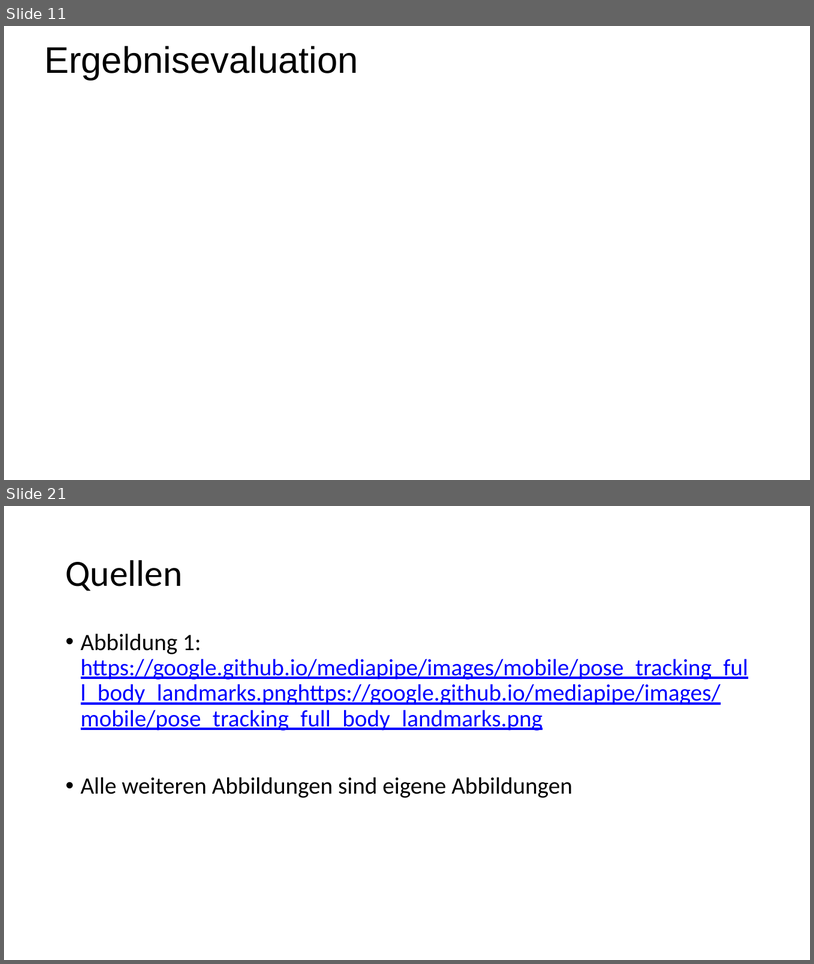
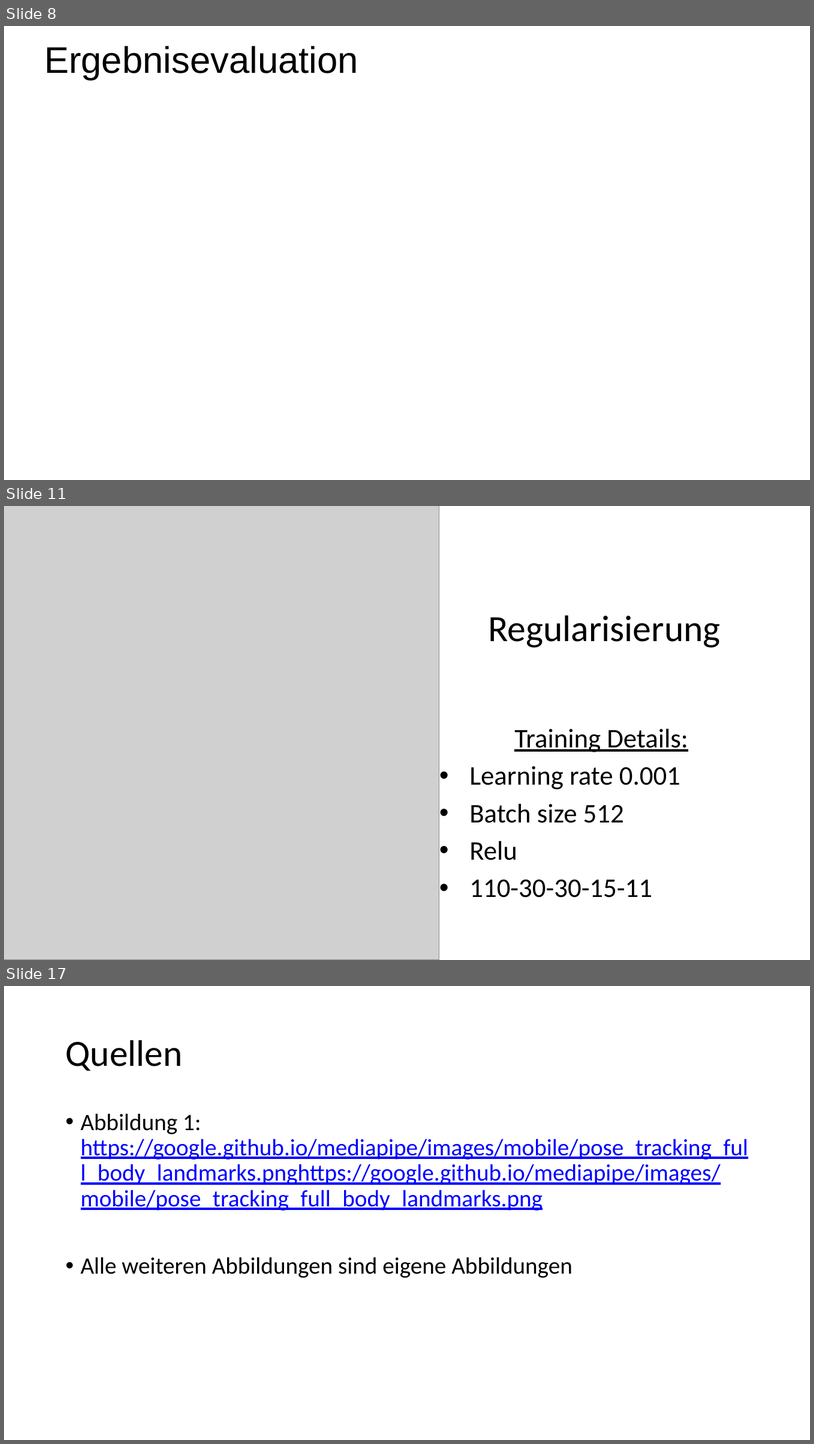
Before and after one commit to maxlevv/Gesture-Detection, a slide deck: presentation_final_project.pptx. Shown one above the other, each under a label of ours: slides 11 and 21 before the commit, slides 8, 11 and 17 after it; the slides between them are not shown. The pictures are 814x964 and 814x1444 pixels, drawn with LibreOffice and Linux fonts; fonts in the diff are those of the drawing; grey boxes stand for pictures; background and template pictures are left out. Boxes give left, top, right and bottom in pixels: in the first picture for what was removed or moved away, otherwise in the second. Text is boxed around its words. In the diff, an @@ line names an element or a change of style, - is before the commit and + after.

```diff
--- a/presentation_final_project.pptx
+++ b/presentation_final_project.pptx
@@ slide 11 added at (x1=4, y1=506, x2=810, y2=960), background #FFFFFF @@
@@ picture added at (x1=4, y1=506, x2=440, y2=960) @@
@@ title added at (x1=488, y1=615, x2=720, y2=648), 44 pt, text #000000 @@
+Regularisierung
@@ subtitle added at (x1=470, y1=729, x2=689, y2=897), 32 pt, text #000000 @@
+Training Details:
+• Learning rate 0.001
+• Batch size 512
+• Relu
+• 110-30-30-15-11
@@ what was slide 11 is now slide 8 @@
@@ what was slide 21 is now slide 17 @@
```
Also in this commit, not shown: 10 slides changed, 4 other slides added, 9 slides removed.
